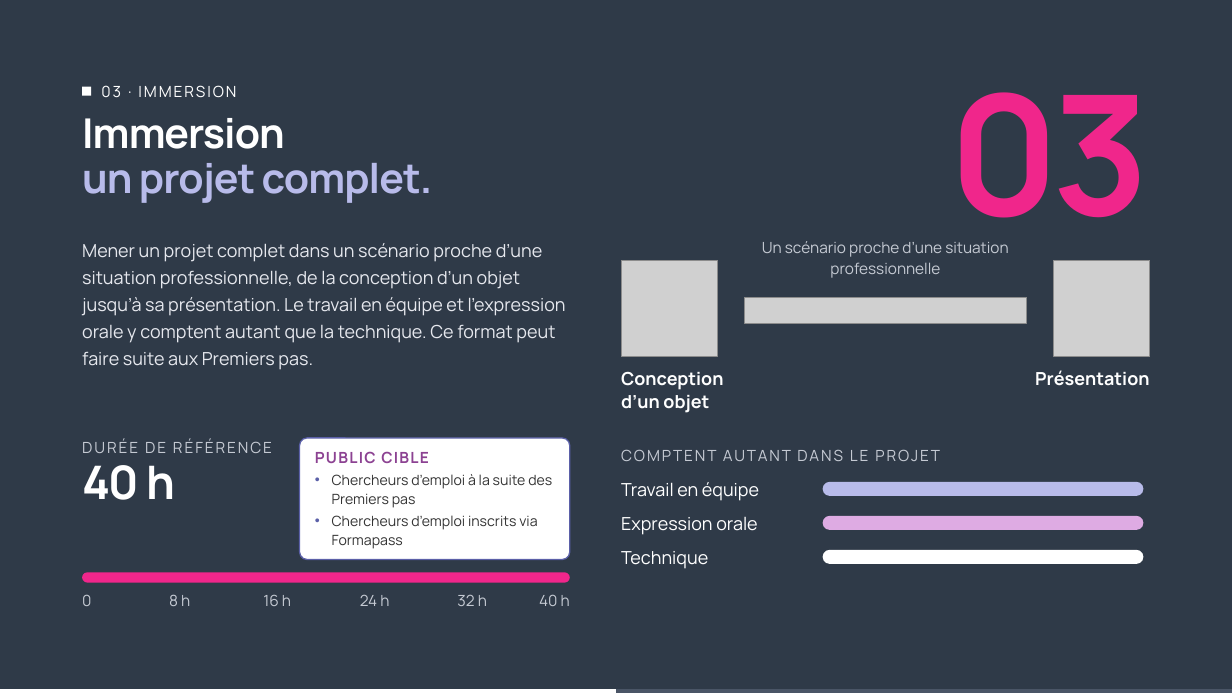
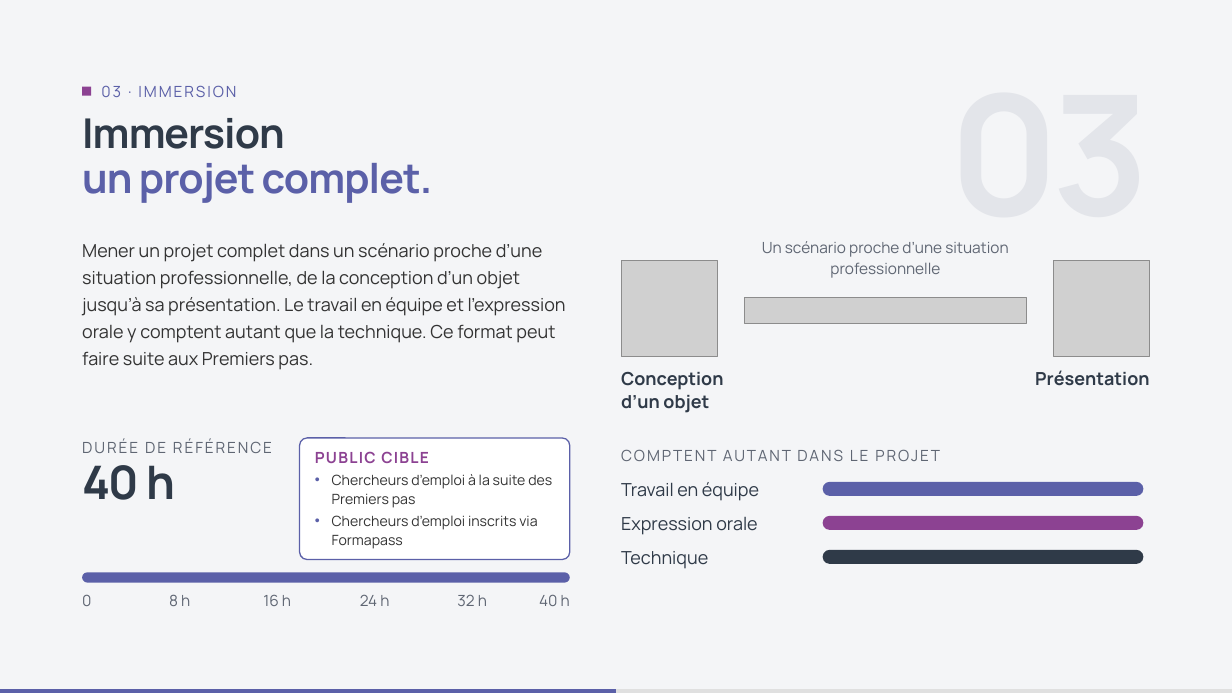
Before and after one commit to DigitalFactory-lab/Catalogue-DigitalFactory, a slide deck: slide 5 of Types-ateliers-Digital-Factory.pptx. Drawn at 1232x693 pixels with LibreOffice and Linux fonts; fonts in the diff are those of the drawing; grey boxes stand for pictures. Boxes give left, top, right and bottom in pixels: in the first picture for what was removed or moved away, otherwise in the second. Text is boxed around its words. In the diff, an @@ line names an element or a change of style, - is before the commit and + after.

```diff
--- a/Types-ateliers-Digital-Factory.pptx
+++ b/Types-ateliers-Digital-Factory.pptx
@@ background #2F3A48 to #F4F5F7 @@
@@ rectangle at <box>82,87,91,96</box>: fill #FFFFFF to #8C4292 @@
@@ text "03 · IMMERSION" at <box>101,85,236,97</box>: text colour #FFFFFF to #5B60A8 @@
@@ text "03" at <box>950,242,1150,253</box>: text colour #F0268B to #E3E5EA @@
@@ title "Immersion" at <box>82,118,433,203</box>: text colour #FFFFFF to #2F3A48 in "Immersion"; text colour #B8BBEA to #5B60A8 in "un projet complet." @@
@@ text "Mener un projet complet dans ..." at <box>82,243,566,370</box>: text colour #E6E8EE to #333333 @@
@@ text colour #C5CAD3 to #5F6673 in 9 elements at <box>82,439,272,453</box>, <box>82,594,91,606</box>, <box>169,594,190,606</box>, <box>263,595,291,606</box>, <box>360,594,389,606</box>, <box>457,594,487,606</box>, <box>539,594,570,606</box>, <box>762,241,1008,278</box>, <box>621,449,940,461</box> @@
@@ rounded rectangle at <box>823,482,1143,495</box>: fill #B8BBEA to #5B60A8 @@
@@ rounded rectangle at <box>823,516,1143,530</box>: fill #DEABE3 to #8C4292 @@
@@ text colour #FFFFFF to #2F3A48 in 6 elements at <box>82,465,175,500</box>, <box>621,372,723,413</box>, <box>1035,370,1149,386</box>, <box>621,482,759,501</box>, <box>621,517,757,535</box>, <box>621,551,708,569</box> @@
@@ rounded rectangle at <box>823,550,1143,564</box>: fill #FFFFFF to #2F3A48 @@
@@ rounded rectangle at <box>82,572,570,582</box>: fill #F0268B to #5B60A8 @@
@@ rectangle at <box>0,689,616,693</box>: fill #FFFFFF to #5B60A8 @@
@@ rectangle at <box>0,689,1232,693</box>: fill #4A5566 to #E0E0E0 @@
```
Also in this commit, not shown: 7 other slides changed, 12 other files.
